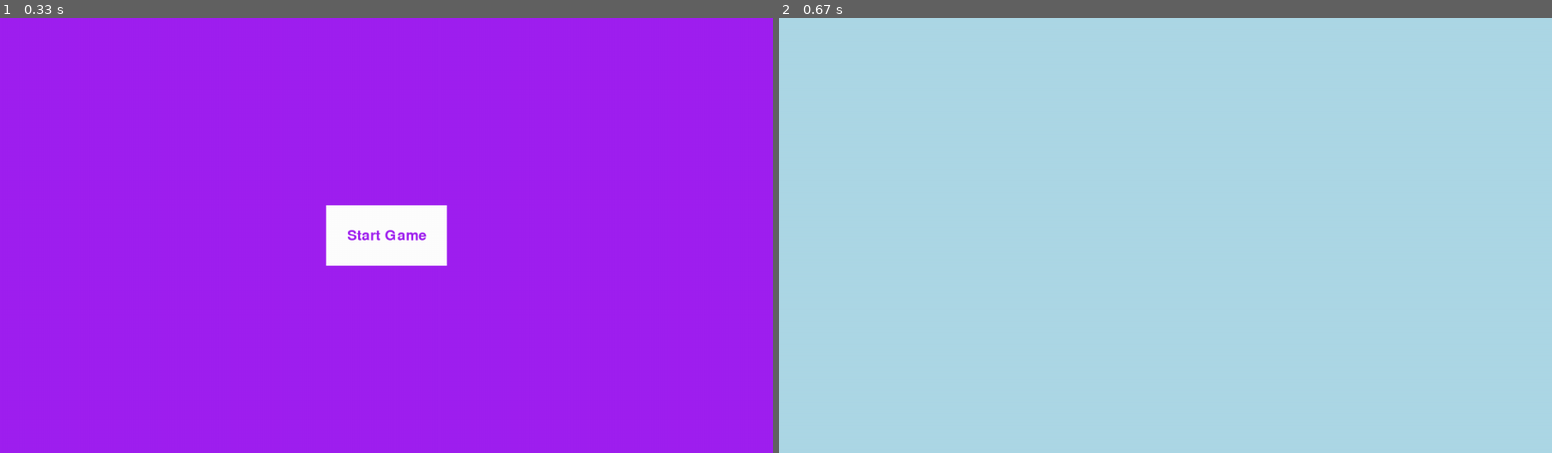
Above: before the commit, frames 1-2 (left to right).
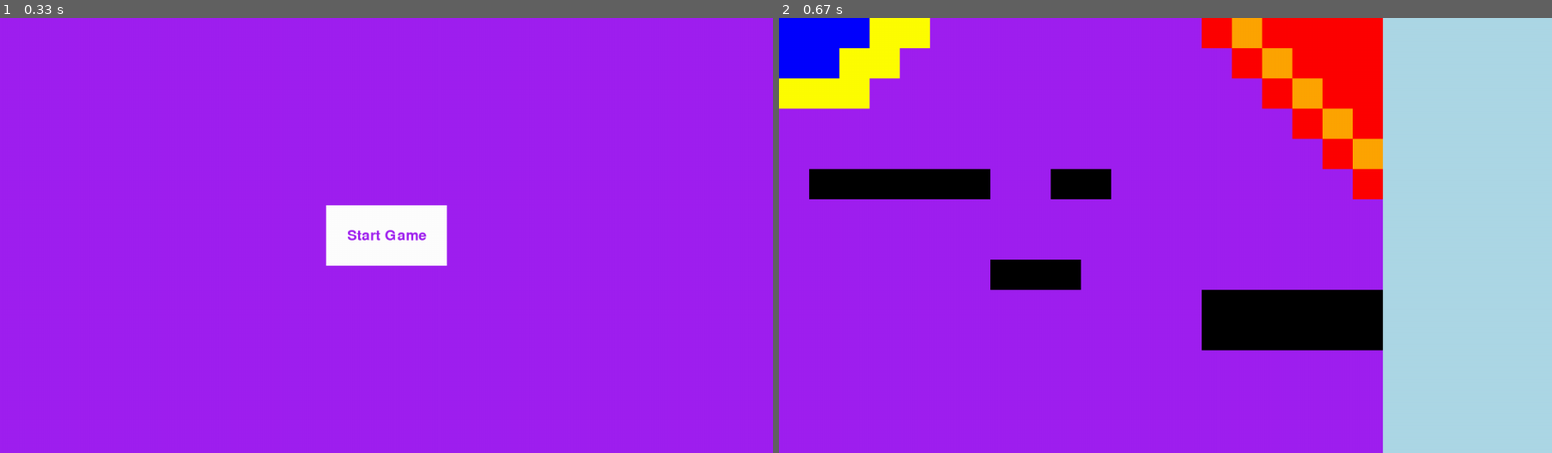
Above: after the commit, the same moments.

Repository: Luk38/Roboarena
Game: pygame game, started from RoboarenaGame.py
The game is run twice, just before and just after one commit, with the same random seed, the same clock (stepped at 60 frames per second) and the same inputs.
Inputs:
- Up to frame 1 (0.33 s): no input
- Up to frame 2 (0.67 s): click "Start Game" at 0.38 s

Frame 1 is identical in both runs. In frame 2, 78% of the frame differs, in the area x 0-79%, y 0-100%.

Commit message:
added arena class

Diff:
--- a/RoboarenaGame.py
+++ b/RoboarenaGame.py
@@ -1,5 +1,5 @@
 import pygame
-
+from arena import *
 pygame.init()
 
 # Define Screen and Colors
@@ -28,6 +28,9 @@
 text_surface = font.render(BUTTON_TEXT, True, BUTTON_TEXT_COLOR)
 text_rect = (
     text_surface.get_rect(center=(SCREEN_WIDTH // 2, SCREEN_HEIGHT // 2)))
+
+# Arena
+Arena = arena(1000,1000,50,50)
 
 while True:
     # Process player inputs.
@@ -62,7 +65,7 @@
         # ...
 
         screen.fill("light blue")  # Fill the display with a solid color
-
+        Arena.draw(screen)
         # Render the graphics here.
         # ...
     else:
--- /dev/null
+++ b/arena.py
@@ -0,0 +1,38 @@
+import pygame
+class arena:
+    def __init__(self,height,width,tileheight,tilewidth):
+        self.height = height
+        self.width = width
+        self.tileheight = tileheight
+        self.tilewidth = tilewidth
+
+    n = pygame.Color('purple')
+    g = pygame.Color('purple')
+    b = pygame.Color('blue')
+    y = pygame.Color('yellow')
+    r = pygame.Color('red')
+    x = pygame.Color('black')
+    o = pygame.Color('orange')
+    Tiles = [[b,b,b,y,y,n,n,n,n,n,n,n,n,n,r,o,r,r,r,r],
+             [b,b,y,y,n,n,n,n,n,n,n,n,n,n,n,r,o,r,r,r],
+             [y,y,y,n,n,n,n,n,n,n,n,n,n,n,n,n,r,o,r,r],
+             [n,n,n,n,n,n,n,n,n,n,n,n,n,n,n,n,n,r,o,r],
+             [n,n,n,n,n,n,n,n,n,n,n,n,n,n,n,n,n,n,r,o],
+             [n,x,x,x,x,x,x,n,n,x,x,n,n,n,n,n,n,n,n,r],
+             [n,n,n,n,n,n,n,n,n,n,n,n,n,n,n,n,n,n,n,n],
+             [n,n,n,n,n,n,n,n,n,n,n,n,n,n,n,n,n,n,n,n],
+             [n,n,n,n,n,n,n,x,x,x,n,n,n,n,n,n,n,n,n,n],
+             [n,n,n,n,n,n,n,n,n,n,n,n,n,n,x,x,x,x,x,x],
+             [n,g,n,g,n,g,n,g,n,g,n,g,n,n,x,x,x,x,x,x],
+             [n,n,n,n,n,n,n,n,n,n,n,n,n,n,n,n,n,n,n,n],
+             [n,n,n,n,n,n,n,n,n,n,n,n,n,n,n,n,n,n,n,n],
+             [n,n,n,n,n,n,n,n,n,n,n,n,n,n,n,n,n,n,n,n],
+             [n,n,n,n,n,n,n,n,n,n,n,n,n,n,n,n,n,n,n,n],
+             [n,n,n,n,n,n,n,n,n,n,n,n,n,n,n,n,n,n,n,n],
+             [n,n,n,n,n,n,n,n,n,n,n,n,n,n,n,n,n,n,n,n],
+             [n,n,n,n,n,n,n,n,n,n,n,n,n,n,n,n,n,n,n,n]]
+
+    def draw(self,screen):
+        for i in range(0,len(self.Tiles)):
+            for j in range(0,len(self.Tiles[i])):
+                pygame.draw.rect(screen, self.Tiles[i][j], (j*self.tileheight, i*self.tilewidth, self.tilewidth, self.tileheight))
